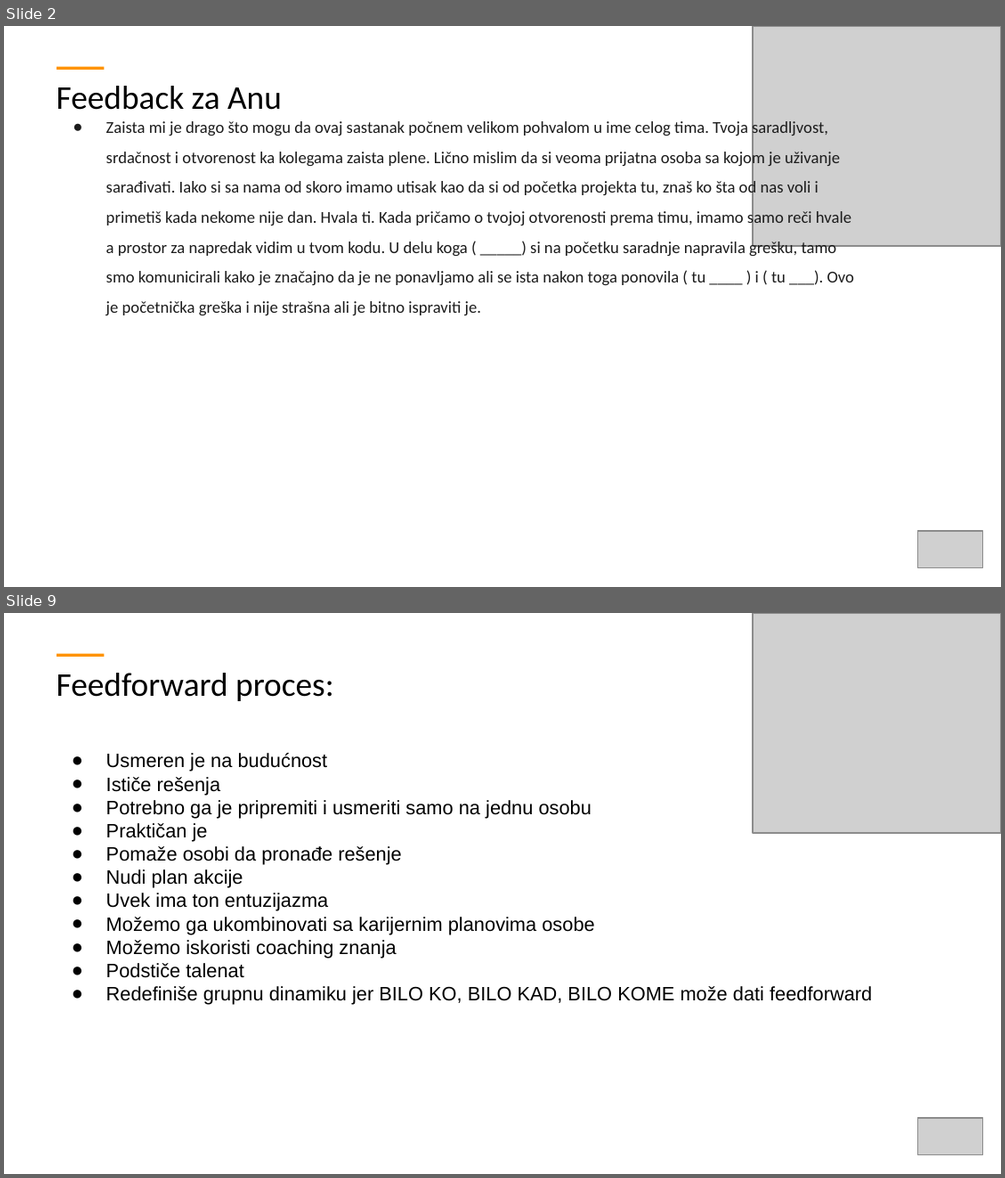
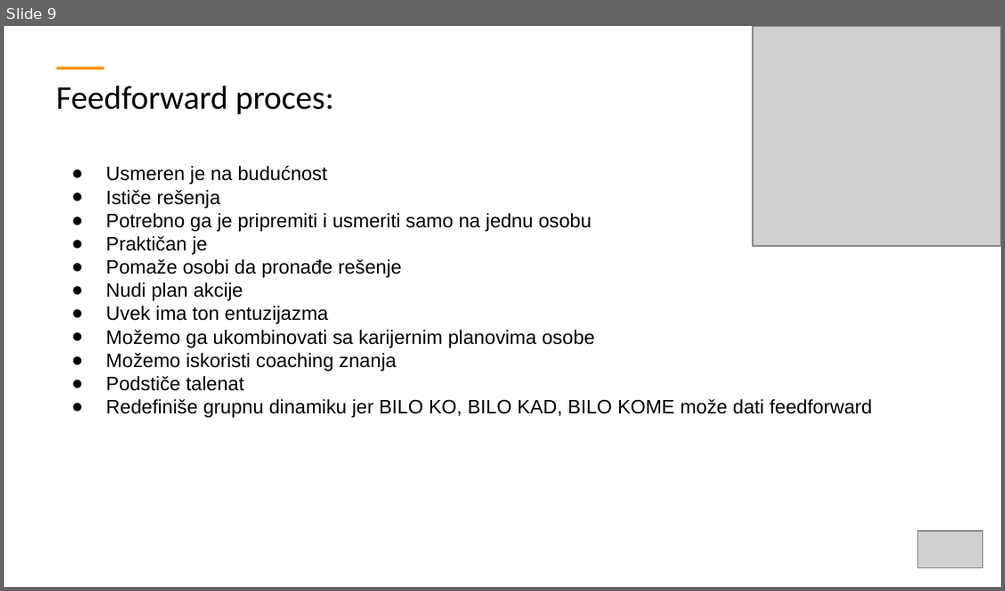
Before and after one commit to ObradovicZ/platformer, a slide deck: TemplateExample - white.pptx. Shown one above the other, each under a label of ours: slides 2 and 9 before the commit, slide 9 after it; the slides between them are not shown. The pictures are 1005x1178 and 1005x591 pixels, drawn with LibreOffice and Linux fonts; fonts in the diff are those of the drawing; grey boxes stand for pictures. Boxes give left, top, right and bottom in pixels: in the first picture for what was removed or moved away, otherwise in the second. Text is boxed around its words. In the diff, an @@ line names an element or a change of style, - is before the commit and + after.

```diff
--- a/TemplateExample - white.pptx
+++ b/TemplateExample - white.pptx
@@ slide 2 removed at (4, 26, 1001, 587), background #FFFFFF; not listed: 1 template element that a slide beside it also shows @@
@@ picture removed at (752, 26, 1001, 245) @@
@@ title removed at (57, 86, 282, 110) @@
-Feedback za Anu
@@ text removed at (106, 119, 854, 315) @@
-● Zaista mi je drago što mogu da ovaj sastanak počnem velikom pohvalom u ime celog tima. Tvoja saradljvost, srdačnost i otvorenost ka kolegama zaista plene. Lično mislim da si veoma prijatna osoba sa kojom je uživanje sarađivati. Iako si sa nama od skoro imamo utisak kao da si od početka projekta tu, znaš ko šta od nas voli i primetiš kada nekome nije dan. Hvala ti. Kada pričamo o tvojoj otvorenosti prema timu, imamo samo reči hvale a prostor za napredak vidim u tvom kodu. U delu koga ( _____) si na početku saradnje napravila grešku, tamo smo komunicirali kako je značajno da je ne ponavljamo ali se ista nakon toga ponovila ( tu ____ ) i ( tu ___). Ovo je početnička greška i nije strašna ali je bitno ispraviti je.
@@ picture removed at (918, 531, 983, 567) @@
```
Also in this commit, not shown: 8 slides added, 7 other slides removed, 1 other file.
